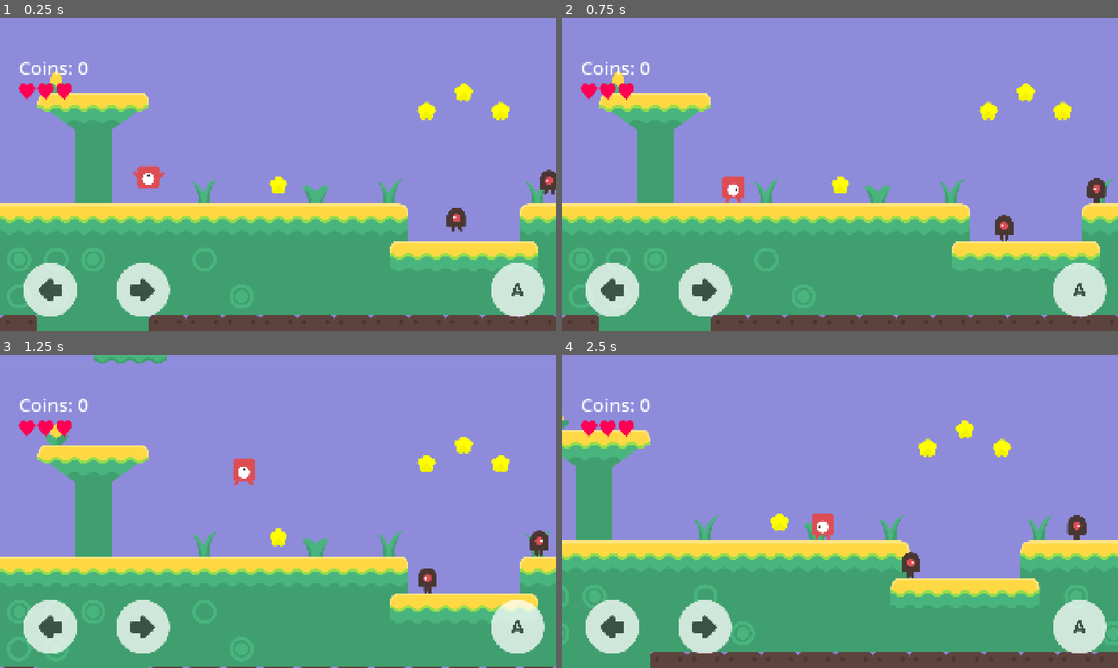
Above: before the commit, frames 1-4 (two rows, left to right).
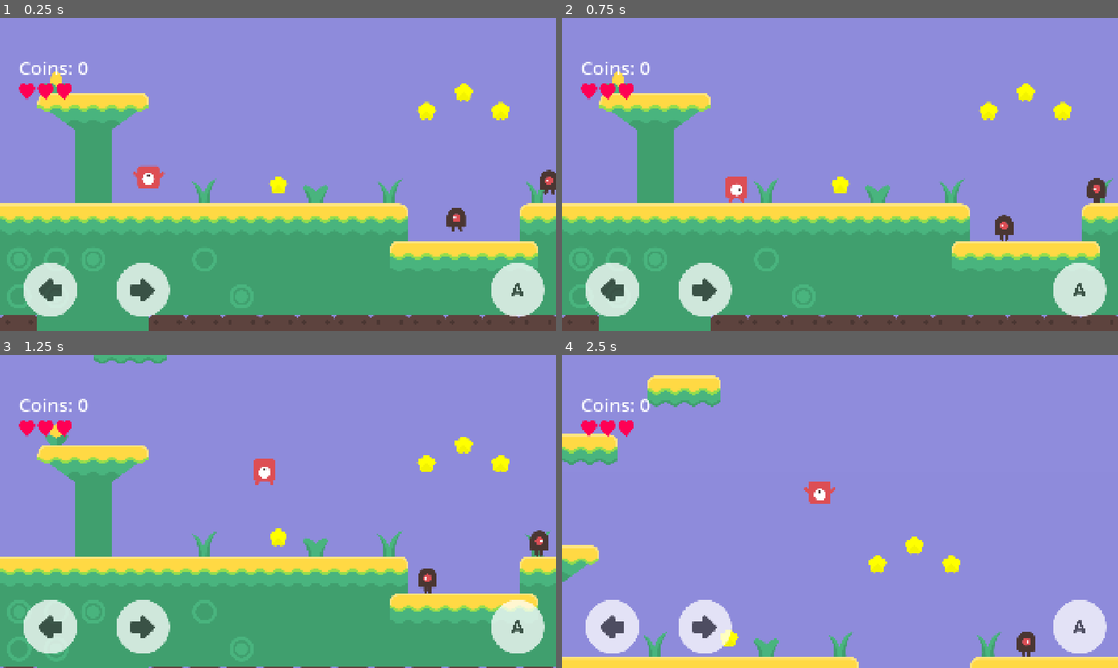
Above: after the commit, the same moments.

Repository: kasare36/portal-run
Game: Godot game, scene res://main.tscn
The game is run twice, just before and just after one commit, with the same random seed, the same clock (stepped at 60 frames per second) and the same inputs.
Inputs (mouse positions are in pixels of both pictures, inside the frame that each line leads up to):
- Up to frame 1 (0.25 s): no input
- Up to frame 2 (0.75 s): tap Enter at 0.5 s; move the mouse to (962, 158) at 0.52 s; hold Right (player_1_right) from 0.53 s (still down); tap A (player_2_left) at 0.6 s; click (962, 158) at 0.67 s
- Up to frame 3 (1.25 s): keep holding Right (player_1_right); tap Up (player_1_jump) at 0.77 s
- Up to frame 4 (2.5 s): move the mouse to (728, 527) at 1.27 s; tap D (player_2_right) at 1.35 s; tap Up (player_1_jump) at 1.52 s; move the mouse to (895, 442) at 2.02 s; release Right (player_1_right) at 2.03 s; hold Left (player_1_left) from 2.03 s (still down); tap A (player_2_left) at 2.1 s

Frame 1 is identical in both runs. In frame 2, 0.2% of the frame differs, in the area x 28-34%, y 50-60%; in frame 3, 0.6%; in frame 4, 43%, in the area x 0-100%, y 6-100%.

Commit message:
Update flag and player properties, expand README
Enhanced the flag's size, position, and animation in flag.tscn and adjusted its placement and scale in main.tscn. Updated player properties to enable double jump and set speed. Expanded the README with project overview, features, and setup instructions.

Diff:
--- a/components/flag/flag.tscn
+++ b/components/flag/flag.tscn
@@ -4,7 +4,7 @@
 [ext_resource type="SpriteFrames" uid="uid://b3orjhfv6eeud" path="res://components/flag/flag-spriteframes-green.tres" id="2_l6hhd"]
 
 [sub_resource type="RectangleShape2D" id="RectangleShape2D_3dfps"]
-size = Vector2(64, 128)
+size = Vector2(141, 136.607)
 
 [node name="Flag" type="Area2D"]
 collision_layer = 2
@@ -13,14 +13,14 @@
 
 [node name="AnimatedSprite2D" type="AnimatedSprite2D" parent="."]
 unique_name_in_owner = true
-position = Vector2(-34, 36)
-scale = Vector2(1.95281, 3.4181)
+scale = Vector2(4.00641, 4.9781)
 sprite_frames = ExtResource("2_l6hhd")
-animation = &"up"
-frame_progress = 0.176389
+animation = &"down"
+frame_progress = 0.350078
 
 [node name="CollisionShape2D" type="CollisionShape2D" parent="."]
-position = Vector2(-32, 0)
+position = Vector2(4.5, -35.5)
+scale = Vector2(1, 1.12)
 shape = SubResource("RectangleShape2D_3dfps")
 
 [connection signal="body_entered" from="." to="." method="_on_body_entered"]
--- a/main.tscn
+++ b/main.tscn
@@ -459,7 +459,11 @@
 position = Vector2(512, 576)
 collision_layer = 1
 collision_mask = 7
+floor_stop_on_slope = false
+floor_constant_speed = false
 sprite_frames = ExtResource("9_qmofe")
+speed = 620.0
+double_jump = true
 
 [node name="Camera2D" type="Camera2D" parent="Player"]
 position = Vector2(0, 15)
@@ -479,7 +483,9 @@
 position = Vector2(4096, 960)
 
 [node name="Flag" parent="." instance=ExtResource("12_dkbog")]
-position = Vector2(4192, 320)
+z_index = -100
+position = Vector2(4221, 334)
+scale = Vector2(1.36, 1.2)
 
 [node name="MultiplayerCamera" type="Camera2D" parent="."]
 position = Vector2(0, 15)
Not shown, changed: README.md
